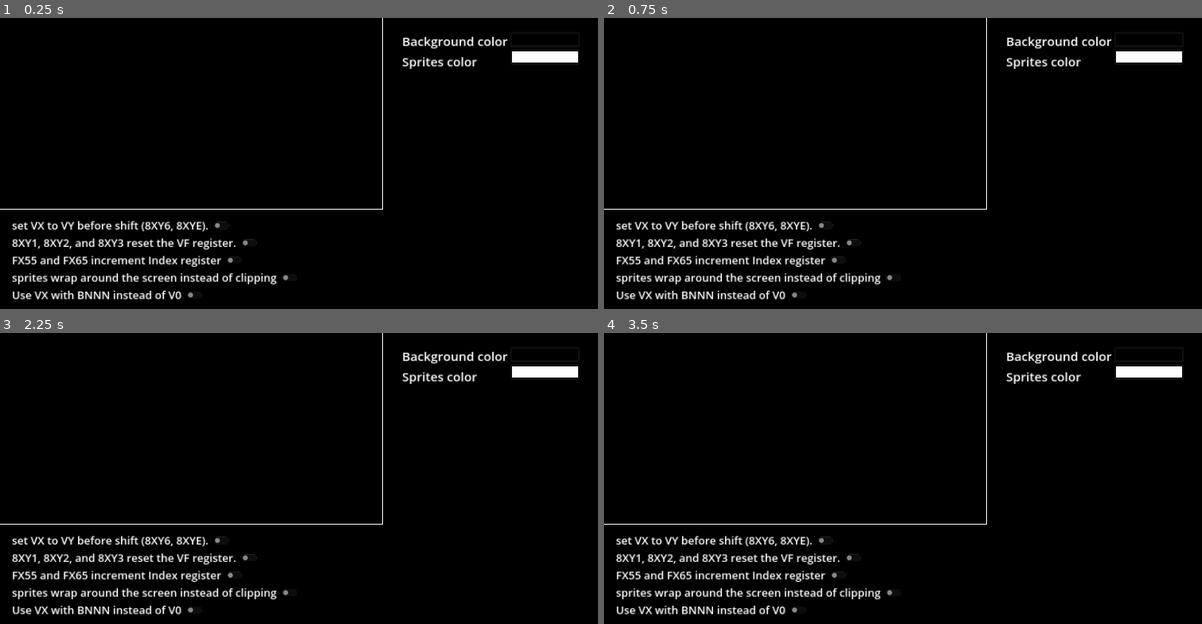
Above: before the commit, frames 1-4 (two rows, left to right).
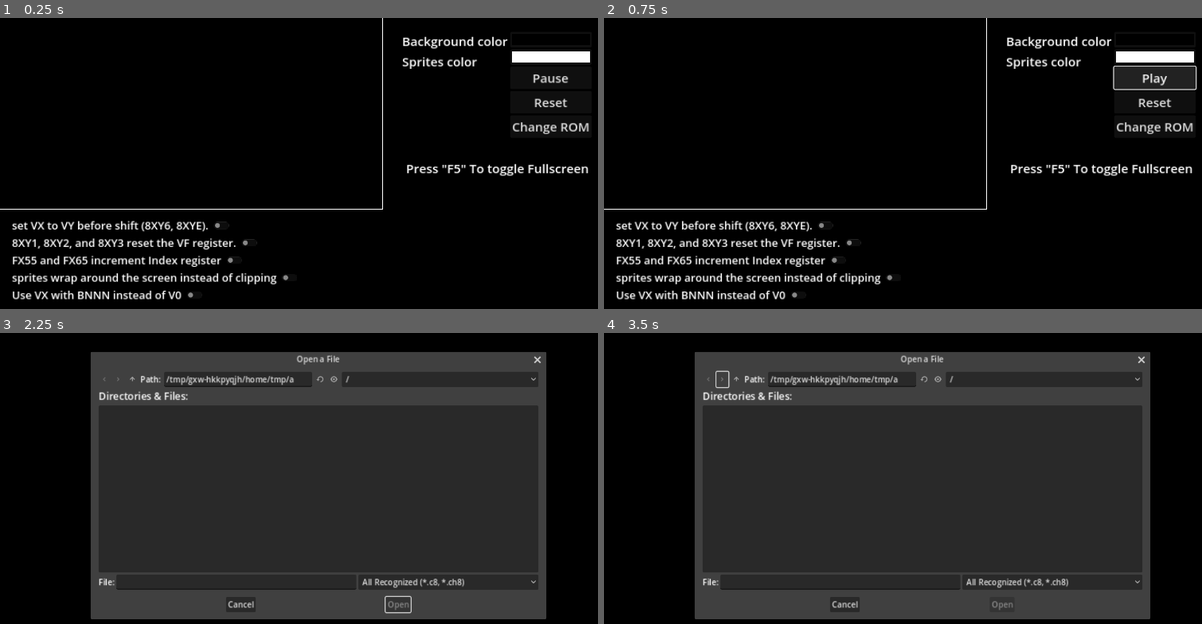
Above: after the commit, the same moments.

Repository: samir-alhindi/chip8_emulator_Godot_4
Game: Godot game, scene res://main.tscn
The game is run twice, just before and just after one commit, with the same random seed, the same clock (stepped at 60 frames per second) and the same inputs. This scene is started directly instead of the project's main scene.
Inputs (mouse positions are in pixels of both pictures, inside the frame that each line leads up to):
- Up to frame 1 (0.25 s): no input
- Up to frame 2 (0.75 s): click (1154, 79) at 0.5 s, where only the run after the commit has a clickable "Pause"
- Up to frame 3 (2.25 s): click (550, 417) at 1.25 s, where only the run after the commit has a clickable "Reset"; click (550, 440) at 2 s, where only the run after the commit has a clickable "Change ROM"
- Up to frame 4 (3.5 s): click (723, 379) at 2.77 s

The runs differ from the first frame. In frame 1, 1.2% of the frame differs, in the area x 68-99%, y 11-55%; in frame 2, 2.2%; in frame 3, 71%, in the area x 0-97%, y 0-99%; in frame 4, 71%.
Error before the commit: Invalid assignment of property or key 'big_endian' with value of type 'bool' on a base object of type 'null instance'. (res://emulator.gd:164)
Error after the commit: Invalid assignment of property or key 'big_endian' with value of type 'bool' on a base object of type 'null instance'. (res://emulator.gd:174)

Commit message:
Almost done

Diff:
--- a/emulator.gd
+++ b/emulator.gd
@@ -24,6 +24,8 @@
 var halted: bool = false
 var last_opcode: int
 var last_key_pressed: String
+
+var emulator_running: bool = true
 
 @onready var beep: AudioStreamPlayer = %Beep
 @export var game_border: ColorRect
@@ -32,6 +34,7 @@
 @export var colors_container: HBoxContainer
 @export var BG_color_picker: ColorPickerButton
 @export var sprite_color_picker: ColorPickerButton
+@export var pause_button: Button
 var is_fullscreen: bool = false
 
 ## ROM to load.
@@ -44,17 +47,17 @@
 static var instructions_per_frame: int = 11
 
 ## Set VY value to VX before bit shift (8XY6, 8XYE).
-var set_VX_to_VY_before_shift: bool = false
+static var set_VX_to_VY_before_shift: bool = false
 ## The AND, OR and XOR opcodes (8xy1, 8xy2 and 8xy3) reset the flags register to zero.
-var _8xy1_8xy2_8xy3_reset_VF: bool = false
+static var _8xy1_8xy2_8xy3_reset_VF: bool = false
 ## The save and load opcodes (Fx55 and Fx65) increment the index register.
-var FX55_and_FX65_increment_I: bool = false
+static var FX55_and_FX65_increment_I: bool = false
 ## Sprites wrap around the screen instead of being clipped.
-var sprite_wrap: bool = false
+static var sprite_wrap: bool = false
 ## use VX with BNNN instead of V0
-var use_V0_in_BNNN: bool = false
+static var use_V0_in_BNNN: bool = false
 ## Where the font data (1, 2, 3,...E, F) is stored in RAM.
-var font_offset: int = 0x50
+static var font_offset: int = 0x50
 
 var font: PackedByteArray = [
 0xF0, 0x90, 0x90, 0x90, 0xF0, # 0
@@ -100,6 +103,17 @@
 	sprite_color_picker.color = sprite_color
 	RenderingServer.set_default_clear_color(background_color)
 
+	# Init buttons:
+	if set_VX_to_VY_before_shift:
+		%SetVXtoVYshift.button_pressed = true
+	if _8xy1_8xy2_8xy3_reset_VF:
+		%ResetVF.button_pressed = true
+	if FX55_and_FX65_increment_I:
+		%IncrementI.button_pressed = true
+	if sprite_wrap:
+		%SpriteWrapping.button_pressed = true
+	if use_V0_in_BNNN:
+		%BNNN.button_pressed = true
 
 func _process(delta: float) -> void:
 	time_accumulator += delta
@@ -137,11 +151,7 @@
 			halted = false
 
 func _input(event: InputEvent) -> void:
-	if event.is_action_pressed("quit"):
-		get_tree().change_scene_to_file("uid://d4d4f8y0qsofo")
-	elif event.is_action_pressed("reset"):
-		get_tree().reload_current_scene()
-	elif event.is_action_pressed("fullscreen"):
+	if event.is_action_pressed("fullscreen"):
 		if not is_fullscreen:
 			is_fullscreen = true
 			var fullscreen_width: int = ProjectSettings.get("display/window/size/viewport_width")
@@ -480,3 +490,21 @@
 
 func _on_sprite_color_picker_button_color_changed(color: Color) -> void:
 	sprite_color = color
+
+func _on_pause_button_pressed() -> void:
+	emulator_running = not emulator_running
+	if emulator_running:
+		pause_button.text = "Pause"
+	elif not emulator_running:
+		pause_button.text = "Play"
+	set_process(emulator_running)
+	set_process_input(emulator_running)
+	set_process_unhandled_input(emulator_running)
+	set_process_unhandled_key_input(emulator_running)
+
+func _on_reset_button_pressed() -> void:
+	get_tree().reload_current_scene()
+
+
+func _on_change_rom_button_pressed() -> void:
+	get_tree().change_scene_to_file("uid://d4d4f8y0qsofo")
--- a/file_dialog.gd
+++ b/file_dialog.gd
@@ -1,4 +1,7 @@
 extends FileDialog
+
+func _ready() -> void:
+	RenderingServer.set_default_clear_color(Color.BLACK)
 
 func _on_file_selected(path: String) -> void:
 	Emulator.game_path = path
--- a/file_dialog.tscn
+++ b/file_dialog.tscn
@@ -3,10 +3,11 @@
 [ext_resource type="Script" path="res://file_dialog.gd" id="1_02lv0"]
 
 [node name="FileDialog" type="FileDialog"]
-title = "Choose a ROM"
+title = "Open a File"
 initial_position = 1
 size = Vector2i(900, 500)
 visible = true
+exclusive = false
 ok_button_text = "Open"
 file_mode = 0
 access = 2
--- a/main.tscn
+++ b/main.tscn
@@ -40,7 +40,7 @@
 size = Vector2i(64, 32)
 render_target_update_mode = 4
 
-[node name="Emulator" parent="CanvasLayer/SubViewportContainer/SubViewport" node_paths=PackedStringArray("game_border", "sub_viewport_container", "quirks_container", "colors_container", "BG_color_picker", "sprite_color_picker") instance=ExtResource("1_58a2i")]
+[node name="Emulator" parent="CanvasLayer/SubViewportContainer/SubViewport" node_paths=PackedStringArray("game_border", "sub_viewport_container", "quirks_container", "colors_container", "BG_color_picker", "sprite_color_picker", "pause_button") instance=ExtResource("1_58a2i")]
 texture_filter = 1
 game_border = NodePath("../../../../GameBorder")
 sub_viewport_container = NodePath("../..")
@@ -48,6 +48,7 @@
 colors_container = NodePath("../../../ColorContainer")
 BG_color_picker = NodePath("../../../ColorContainer/Right/BGColorPickerButton")
 sprite_color_picker = NodePath("../../../ColorContainer/Right/SpriteColorPickerButton")
+pause_button = NodePath("../../../ColorContainer/Right/PauseButton")
 
 [node name="QuirksContainer" type="VBoxContainer" parent="CanvasLayer"]
 anchors_preset = -1
@@ -71,6 +72,7 @@
 text = "set VX to VY before shift (8XY6, 8XYE)."
 
 [node name="SetVXtoVYshift" type="CheckButton" parent="CanvasLayer/QuirksContainer/HBoxContainer"]
+unique_name_in_owner = true
 layout_mode = 2
 
 [node name="HBoxContainer2" type="HBoxContainer" parent="CanvasLayer/QuirksContainer"]
@@ -81,6 +83,7 @@
 text = "8XY1, 8XY2, and 8XY3 reset the VF register."
 
 [node name="ResetVF" type="CheckButton" parent="CanvasLayer/QuirksContainer/HBoxContainer2"]
+unique_name_in_owner = true
 layout_mode = 2
 
 [node name="HBoxContainer3" type="HBoxContainer" parent="CanvasLayer/QuirksContainer"]
@@ -91,6 +94,7 @@
 text = "FX55 and FX65 increment Index register"
 
 [node name="IncrementI" type="CheckButton" parent="CanvasLayer/QuirksContainer/HBoxContainer3"]
+unique_name_in_owner = true
 layout_mode = 2
 
 [node name="HBoxContainer4" type="HBoxContainer" parent="CanvasLayer/QuirksContainer"]
@@ -101,6 +105,7 @@
 text = "sprites wrap around the screen instead of clipping"
 
 [node name="SpriteWrapping" type="CheckButton" parent="CanvasLayer/QuirksContainer/HBoxContainer4"]
+unique_name_in_owner = true
 layout_mode = 2
 
 [node name="HBoxContainer5" type="HBoxContainer" parent="CanvasLayer/QuirksContainer"]
@@ -111,6 +116,7 @@
 text = "Use VX with BNNN instead of V0"
 
 [node name="BNNN" type="CheckButton" parent="CanvasLayer/QuirksContainer/HBoxContainer5"]
+unique_name_in_owner = true
 layout_mode = 2
 
 [node name="HBoxContainer6" type="HBoxContainer" parent="CanvasLayer/QuirksContainer"]
@@ -151,6 +157,33 @@
 text = "background here"
 color = Color(1, 1, 1, 1)
 
+[node name="PauseButton" type="Button" parent="CanvasLayer/ColorContainer/Right"]
+unique_name_in_owner = true
+process_mode = 3
+layout_mode = 2
+theme_override_font_sizes/font_size = 25
+text = "Pause"
+
+[node name="ResetButton" type="Button" parent="CanvasLayer/ColorContainer/Right"]
+unique_name_in_owner = true
+layout_mode = 2
+theme_override_font_sizes/font_size = 25
+text = "Reset"
+
+[node name="ChangeRomButton" type="Button" parent="CanvasLayer/ColorContainer/Right"]
+unique_name_in_owner = true
+layout_mode = 2
+theme_override_font_sizes/font_size = 25
+text = "Change ROM"
+
+[node name="Label" type="Label" parent="CanvasLayer"]
+offset_left = 816.0
+offset_top = 284.0
+offset_right = 1183.0
+offset_bottom = 319.0
+theme_override_font_sizes/font_size = 25
+text = "Press \"F5\" To toggle Fullscreen"
+
 [connection signal="pressed" from="CanvasLayer/QuirksContainer/HBoxContainer/SetVXtoVYshift" to="CanvasLayer/SubViewportContainer/SubViewport/Emulator" method="_on_set_v_xto_v_yshift_pressed"]
 [connection signal="pressed" from="CanvasLayer/QuirksContainer/HBoxContainer2/ResetVF" to="CanvasLayer/SubViewportContainer/SubViewport/Emulator" method="_on_reset_vf_pressed"]
 [connection signal="pressed" from="CanvasLayer/QuirksContainer/HBoxContainer3/IncrementI" to="CanvasLayer/SubViewportContainer/SubViewport/Emulator" method="_on_increment_i_pressed"]
@@ -158,3 +191,6 @@
 [connection signal="pressed" from="CanvasLayer/QuirksContainer/HBoxContainer5/BNNN" to="CanvasLayer/SubViewportContainer/SubViewport/Emulator" method="_on_bnnn_pressed"]
 [connection signal="color_changed" from="CanvasLayer/ColorContainer/Right/BGColorPickerButton" to="CanvasLayer/SubViewportContainer/SubViewport/Emulator" method="_on_BG_color_picker_button_color_changed"]
 [connection signal="color_changed" from="CanvasLayer/ColorContainer/Right/SpriteColorPickerButton" to="CanvasLayer/SubViewportContainer/SubViewport/Emulator" method="_on_sprite_color_picker_button_color_changed"]
+[connection signal="pressed" from="CanvasLayer/ColorContainer/Right/PauseButton" to="CanvasLayer/SubViewportContainer/SubViewport/Emulator" method="_on_pause_button_pressed"]
+[connection signal="pressed" from="CanvasLayer/ColorContainer/Right/ResetButton" to="CanvasLayer/SubViewportContainer/SubViewport/Emulator" method="_on_reset_button_pressed"]
+[connection signal="pressed" from="CanvasLayer/ColorContainer/Right/ChangeRomButton" to="CanvasLayer/SubViewportContainer/SubViewport/Emulator" method="_on_change_rom_button_pressed"]
Not shown, changed: export_presets.cfg
